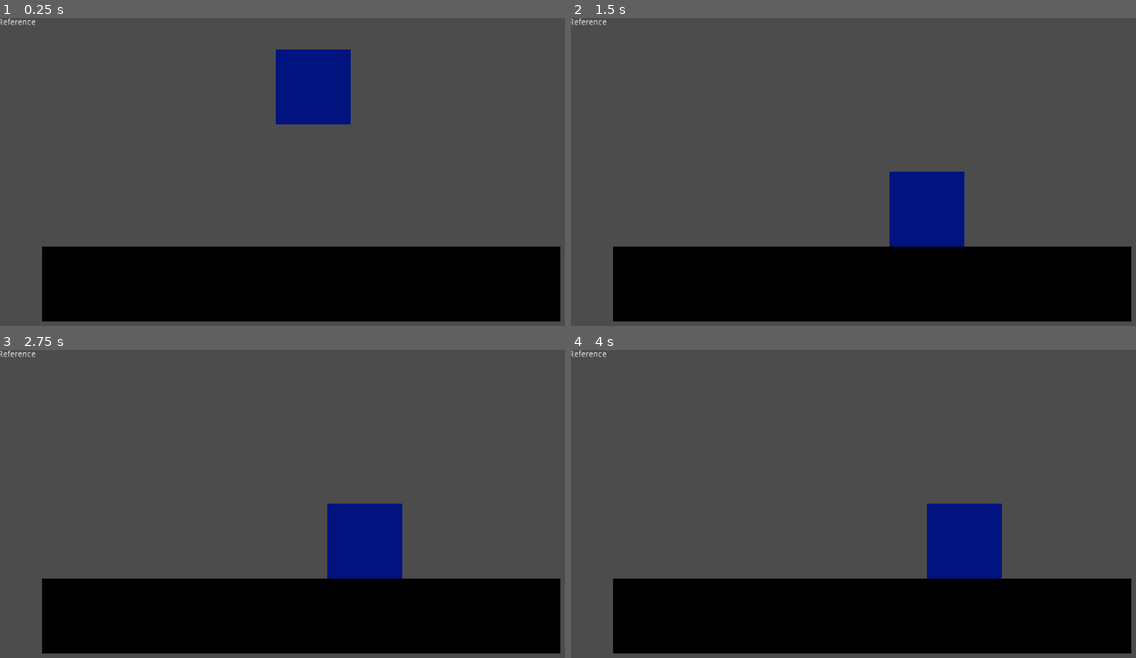
Above: before the commit, frames 1-4 (two rows, left to right).
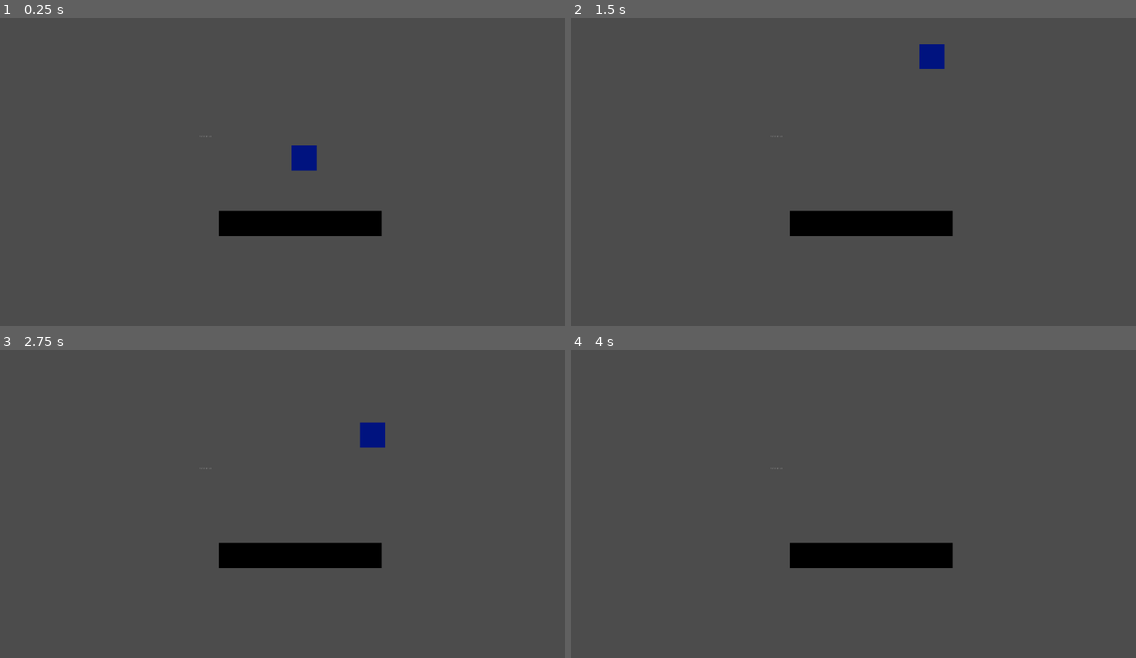
Above: after the commit, the same moments.

Repository: tame-doggo/a-lot-of-jumps
Game: Godot game, scene res://scenes/test_level.tscn
Same seed, same stepped clock (60 frames per second), same inputs: the game is played once before the commit and once after it.
Inputs:
- Up to frame 1 (0.25 s): no input
- Up to frame 2 (1.5 s): hold D (right) 0.53-1.28 s; tap W (jump, bound only after the commit) at 0.6, 0.77, 1.07, 1.35 s; hold A (left) from 1.28 s (still down)
- Up to frame 3 (2.75 s): tap W (jump, bound only after the commit) at 1.52, 1.82, 2.1 s; release A (left) at 2.03 s; hold D (right) from 2.03 s (still down)
- Up to frame 4 (4 s): tap W (jump, bound only after the commit) at 2.85, 3.02, 3.32, 3.6, 3.77 s; release D (right) at 3.53 s; hold A (left) from 3.53 s (still down)

The runs differ from the first frame. In frame 1, 28% of the frame differs, in the area x 0-100%, y 0-99%; in frame 2, 27%; in frame 3, 28%; in frame 4, 28%.

Commit message:
Add player movement and jumping

Diff:
--- a/prefabs/Platform.tscn
+++ b/prefabs/Platform.tscn
@@ -3,7 +3,7 @@
 [ext_resource path="res://sprites/rectangle.png" type="Texture" id=1]
 
 [sub_resource type="PhysicsMaterial" id=1]
-friction = 0.0
+friction = 0.9
 
 [sub_resource type="RectangleShape2D" id=2]
 extents = Vector2( 64, 64 )
--- a/project.godot
+++ b/project.godot
@@ -41,6 +41,13 @@
 , Object(InputEventJoypadMotion,"resource_local_to_scene":false,"resource_name":"","device":0,"axis":0,"axis_value":1.0,"script":null)
  ]
 }
+jump={
+"deadzone": 0.5,
+"events": [ Object(InputEventKey,"resource_local_to_scene":false,"resource_name":"","device":0,"alt":false,"shift":false,"control":false,"meta":false,"command":false,"pressed":false,"scancode":87,"unicode":0,"echo":false,"script":null)
+, Object(InputEventKey,"resource_local_to_scene":false,"resource_name":"","device":0,"alt":false,"shift":false,"control":false,"meta":false,"command":false,"pressed":false,"scancode":32,"unicode":0,"echo":false,"script":null)
+, Object(InputEventJoypadMotion,"resource_local_to_scene":false,"resource_name":"","device":0,"axis":1,"axis_value":-1.0,"script":null)
+ ]
+}
 
 [physics]
 
--- a/scenes/test_level.tscn
+++ b/scenes/test_level.tscn
@@ -7,12 +7,14 @@
 [node name="Node2D" type="Node2D"]
 
 [node name="Player" parent="." instance=ExtResource( 3 )]
+jumpCount = 3
 
 [node name="Platform" parent="." instance=ExtResource( 2 )]
 position = Vector2( 516.939, 454.045 )
-scale = Vector2( 6.916, 1 )
+scale = Vector2( 6.519, 1 )
 
 [node name="Camera2D" parent="." instance=ExtResource( 1 )]
+zoom = Vector2( 3, 3 )
 
 [node name="Label" type="Label" parent="."]
 margin_right = 64.0
@@ -21,3 +23,5 @@
 __meta__ = {
 "_edit_use_anchors_": false
 }
+
+[editable path="Player"]
--- a/scripts/Player.gd
+++ b/scripts/Player.gd
@@ -1,16 +1,24 @@
 extends RigidBody2D
 
-export var speed = 128
-
-func _unhandled_input(event):
-	var axis = event.get_action_strength("right") - event.get_action_strength("left")
-	.set_axis_velocity(Vector2(axis * speed, 0))
+export var speed = 512
+export var jumpForce = 1024
+export var jumpCount = 1
 
 # Called when the node enters the scene tree for the first time.
 func _ready():
 	pass # Replace with function body.
 
+# Called every frame. 'delta' is the elapsed time since the previous frame.
+func _physics_process(delta):
+	var lv = .get_linear_velocity()
 
-# Called every frame. 'delta' is the elapsed time since the previous frame.
-func _process(delta):
-	pass
+	var axis = Input.get_action_strength("right") - Input.get_action_strength("left")
+	var shouldJump = jumpCount > 0 && Input.is_action_just_pressed("jump")
+	var appliedY = -jumpForce if shouldJump else lv.y
+	var appliedX = axis * speed
+	var applied = Vector2(appliedX, appliedY)
+
+	.set_linear_velocity(applied)
+
+	if shouldJump:
+		jumpCount -= 1;
